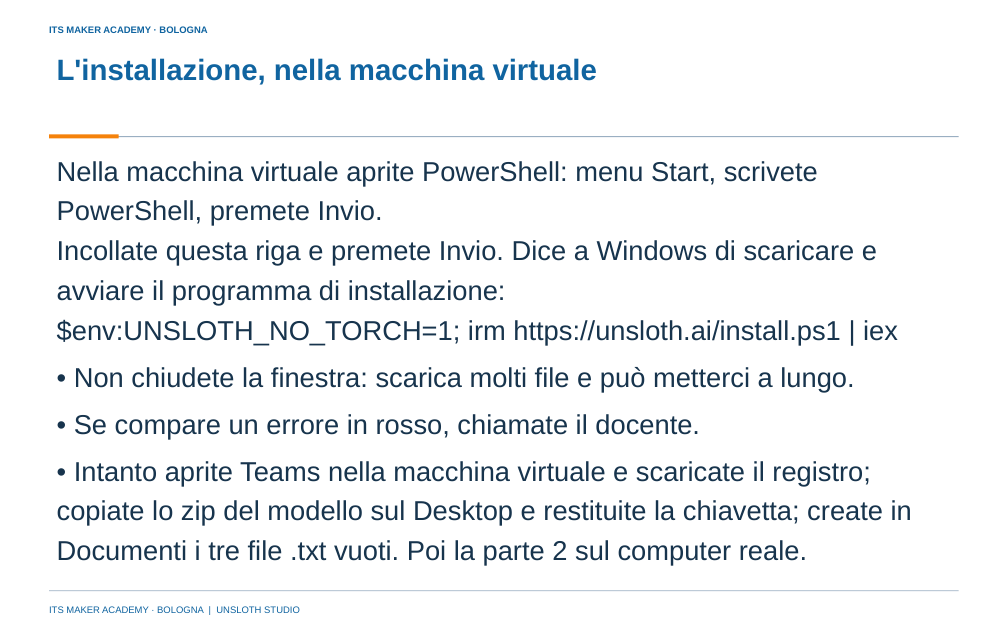
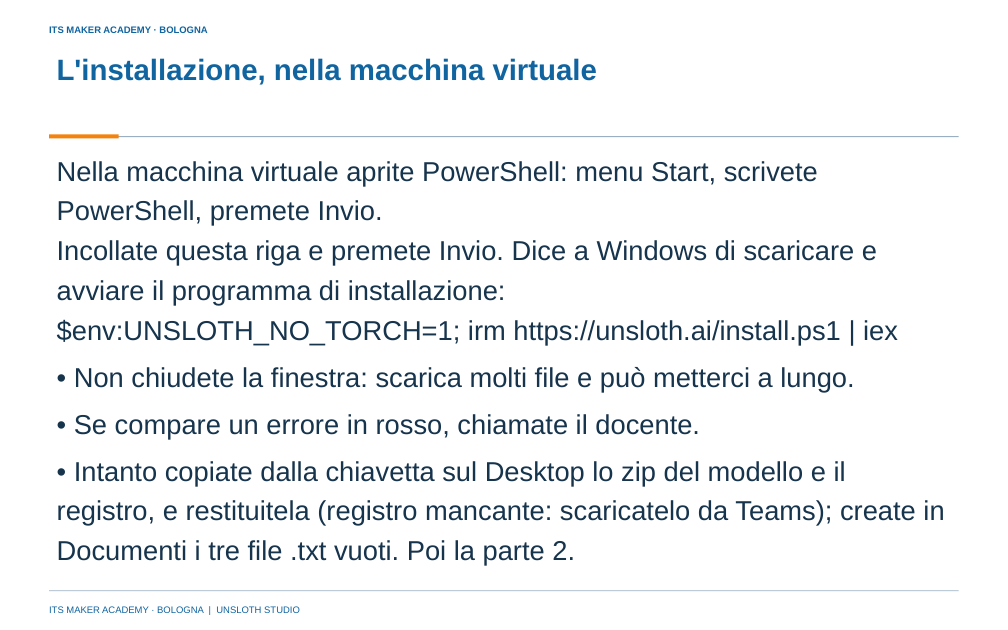
Before and after one commit to franzo9393/ITSCorso_UnslothStudio-Git, a slide deck: slide 5 of lezione 4 - modello locale e istruzioni di sistema/Lezione4_Modello_locale_e_istruzioni_di_sistema_ITS_MAKER.pptx. Drawn at 1008x630 pixels with LibreOffice and Linux fonts; fonts in the diff are those of the drawing; background and template pictures are left out. Boxes give left, top, right and bottom in pixels: in the first picture for what was removed or moved away, otherwise in the second. Text is boxed around its words. In the diff, an @@ line names an element or a change of style, - is before the commit and + after.

Commit message:
Lezione 4: niente consegna di file, verifica a voce, correzioni dalla revisione didattica

```diff
--- a/lezione 4 - modello locale e istruzioni di sistema/Lezione4_Modello_locale_e_istruzioni_di_sistema_ITS_MAKER.pptx
+++ b/lezione 4 - modello locale e istruzioni di sistema/Lezione4_Modello_locale_e_istruzioni_di_sistema_ITS_MAKER.pptx
@@ text at [57, 461, 944, 564]: text changed @@
-• Intanto aprite Teams nella macchina virtuale e scaricate il registro; copiate lo zip del modello sul Desktop e restituite la chiavetta; create in Documenti i tre file .txt vuoti. Poi la parte 2 sul computer reale.
+• Intanto copiate dalla chiavetta sul Desktop lo zip del modello e il registro, e restituitela (registro mancante: scaricatelo da Teams); create in Documenti i tre file .txt vuoti. Poi la parte 2.
```
Also in this commit, not shown: 6 other slides changed, 10 other files.
